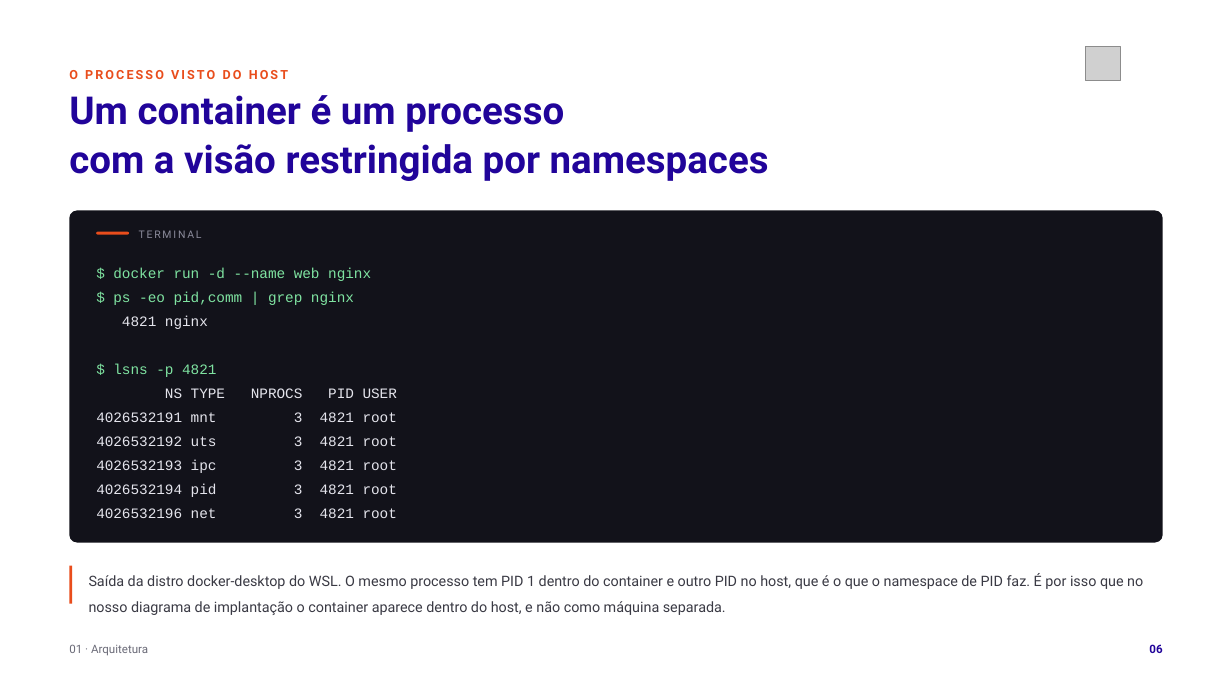
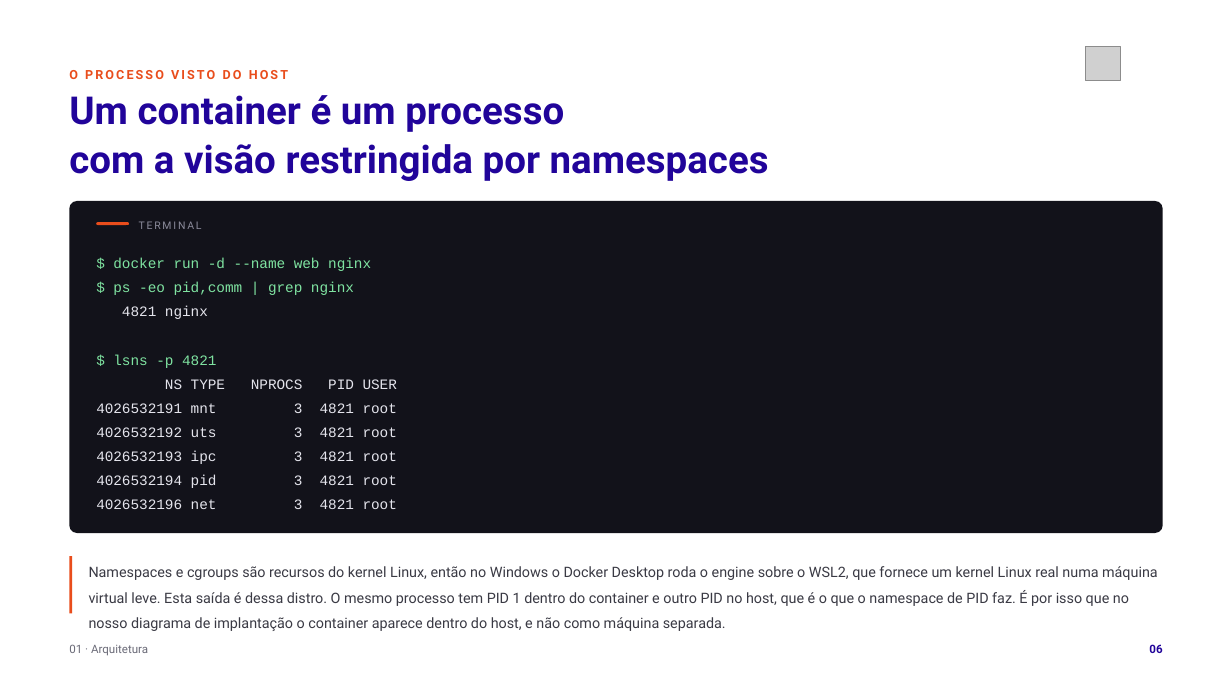
Before and after one commit to tcpassos/invite-app, a slide deck: slide 6 of trabalhos/T1-Docker-Invite-People.pptx. Drawn at 1232x693 pixels with LibreOffice and Linux fonts; fonts in the diff are those of the drawing; grey boxes stand for pictures. Boxes give left, top, right and bottom in pixels: in the first picture for what was removed or moved away, otherwise in the second. Text is boxed around its words. In the diff, an @@ line names an element or a change of style, - is before the commit and + after.

Commit message:
docs: fecha as lacunas de Dockerfile, registry, rede interna e WSL2 nos slides do T1

```diff
--- a/trabalhos/T1-Docker-Invite-People.pptx
+++ b/trabalhos/T1-Docker-Invite-People.pptx
@@ 11 texts, 2 rounded rectangles: place and size @@
-11 texts, 2 rounded rectangles at box(69, 211, 1163, 543)
+11 texts, 2 rounded rectangles at box(69, 201, 1163, 532)
@@ rectangle: place and size @@
-rectangle at box(69, 566, 72, 604)
+rectangle at box(69, 556, 72, 614)
@@ text at box(89, 566, 1158, 631): text changed @@
-Saída da distro docker-desktop do WSL. O mesmo processo tem PID 1 dentro do container e outro PID no host, que é o que o namespace de PID faz. É por isso que no nosso diagrama de implantação o container aparece dentro do host, e não como máquina separada.
+Namespaces e cgroups são recursos do kernel Linux, então no Windows o Docker Desktop roda o engine sobre o WSL2, que fornece um kernel Linux real numa máquina virtual leve. Esta saída é dessa distro. O mesmo processo tem PID 1 dentro do container e outro PID no host, que é o que o namespace de PID faz. É por isso que no nosso diagrama de implantação o container aparece dentro do host, e não como máquina separada.
```
Also in this commit, not shown: 2 other slides changed, 5 other files.
